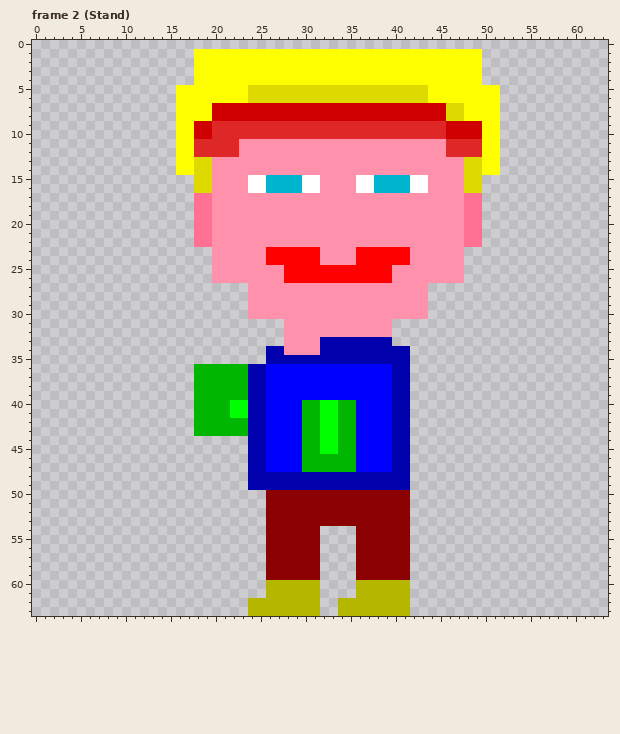
A pixel-art file gets an edit: resources/textures/man/man.ase. The first picture shows the starting point.
64x64 pixels, 36 frames. Shown: frame 2 (Stand). The commit also changed other frames, which this record leaves out.
Now the later version:
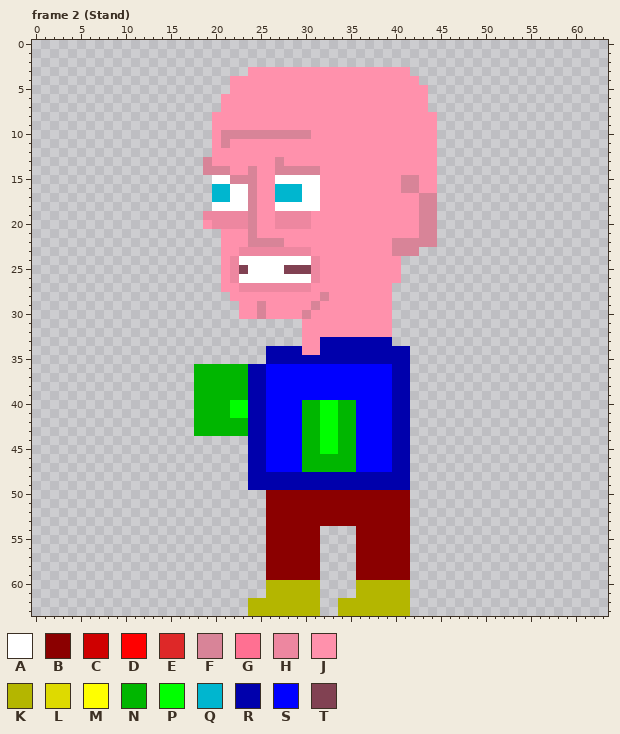
Palette (. is transparent): A #ffffff  B #8b0000  C #cf0000  D #ff0000  E #de2828  F #d88498  G #ff7092  H #ed87a0  J #ff91ac  K #b4b600  L #deda00  M #ffff00  N #00b600  P #00ff00  Q #00b6cf  R #0000ac  S #0000ff  T #814152
The exact change:
layer "Head" now hidden
layer "Head Copy" added
layer "FaceFeatures" opacity 48% added
layer "FaceFeatures2" opacity 24% added
layer "Grp_Hair/Hair" now hidden
layer "Headband" now hidden
--- frame 2 (Stand)
@@ x 14..53 @@
  0 ........................................
- 1 ....MMMMMMMMMMMMMMMMMMMMMMMMMMMMMMMM....
- 2 ....MMMMMMMMMMMMMMMMMMMMMMMMMMMMMMMM....
- 3 ....MMMMMMMMMMMMMMMMMMMMMMMMMMMMMMMM....
- 4 ....MMMMMMMMMMMMMMMMMMMMMMMMMMMMMMMM....
- 5 ..MMMMMMMMLLLLLLLLLLLLLLLLLLLLMMMMMMMM..
- 6 ..MMMMMMMMLLLLLLLLLLLLLLLLLLLLMMMMMMMM..
- 7 ..MMMMCCCCCCCCCCCCCCCCCCCCCCCCCCLLMMMM..
- 8 ..MMMMCCCCCCCCCCCCCCCCCCCCCCCCCCLLMMMM..
- 9 ..MMCCEEEEEEEEEEEEEEEEEEEEEEEEEECCCCMM..
-10 ..MMCCEEEEEEEEEEEEEEEEEEEEEEEEEECCCCMM..
-11 ..MMEEEEEJJJJJJJJJJJJJJJJJJJJJJJEEEEMM..
-12 ..MMEEEEEJJJJJJJJJJJJJJJJJJJJJJJEEEEMM..
-13 ..MMLLJJJJJJJJJJJJJJJJJJJJJJJJJJJJLLMM..
-14 ..MMLLJJJJJJJJJJJJJJJJJJJJJJJJJJJJLLMM..
-15 ....LLJJJJAAQQQQAAJJJJAAQQQQAAJJJJLL....
-16 ....LLJJJJAAQQQQAAJJJJAAQQQQAAJJJJLL....
-17 ....GGJJJJJJJJJJJJJJJJJJJJJJJJJJJJGG....
-18 ....GGJJJJJJJJJJJJJJJJJJJJJJJJJJJJGG....
-19 ....GGJJJJJJJJJJJJJJJJJJJJJJJJJJJJGG....
-20 ....GGJJJJJJJJJJJJJJJJJJJJJJJJJJJJGG....
-21 ....GGJJJJJJJJJJJJJJJJJJJJJJJJJJJJGG....
-22 ....GGJJJJJJJJJJJJJJJJJJJJJJJJJJJJGG....
-23 ......JJJJJJDDDDDDJJJJDDDDDDJJJJJJ......
-24 ......JJJJJJDDDDDDJJJJDDDDDDJJJJJJ......
-25 ......JJJJJJJJDDDDDDDDDDDDJJJJJJJJ......
-26 ......JJJJJJJJDDDDDDDDDDDDJJJJJJJJ......
-27 ..........JJJJJJJJJJJJJJJJJJJJ..........
-28 ..........JJJJJJJJJJJJJJJJJJJJ..........
-29 ..........JJJJJJJJJJJJJJJJJJJJ..........
-30 ..........JJJJJJJJJJJJJJJJJJJJ..........
-31 ..............JJJJJJJJJJJJ..............
-32 ..............JJJJJJJJJJJJ..............
-33 ..............JJJJRRRRRRRR..............
-34 ............RRJJJJRRRRRRRRRR............
+ 1 ........................................
+ 2 ........................................
+ 3 ..........JJJJJJJJJJJJJJJJJJ............
+ 4 ........JJJJJJJJJJJJJJJJJJJJJ...........
+ 5 ........JJJJJJJJJJJJJJJJJJJJJJ..........
+ 6 .......JJJJJJJJJJJJJJJJJJJJJJJ..........
+ 7 .......JJJJJJJJJJJJJJJJJJJJJJJ..........
+ 8 ......JJJJJJJJJJJJJJJJJJJJJJJJJ.........
+ 9 ......JJJJJJJJJJJJJJJJJJJJJJJJJ.........
+10 ......JFFFFFFFFFFJJJJJJJJJJJJJJ.........
+11 ......JFJJJJJJJJJJJJJJJJJJJJJJJ.........
+12 ......JJJJJJJJJJJJJJJJJJJJJJJJJ.........
+13 .....FJJJJJJJFJJJJJJJJJJJJJJJJJ.........
+14 .....FFFJJFJJFFFFFJJJJJJJJJJJJJ.........
+15 ......AAFFFJJAAAAAJJJJJJJJJFFJJ.........
+16 ......QQAAFJJQQQAAJJJJJJJJJFFJJ.........
+17 ......QQAAFJJQQQAAJJJJJJJJJJJFF.........
+18 ......AAAAFJJAAAAAJJJJJJJJJJJFF.........
+19 .....HHHHHFJJHHHHJJJJJJJJJJJJFF.........
+20 .....JHHHHFJJHHHHJJJJJJJJJJJJFF.........
+21 .......JJJFJJJJJJJJJJJJJJJJJJFF.........
+22 .......JJJFFFFJJJJJJJJJJJJFFFFF.........
+23 .......JJHHHHHHHHJJJJJJJJJFFF...........
+24 .......JHAAAAAAAAHJJJJJJJJJ.............
+25 .......JHTAAAATTTHJJJJJJJJJ.............
+26 .......JHAAAAAAAAHJJJJJJJJJ.............
+27 .......JJHHHHHHHHJJJJJJJJJ..............
+28 ........JJJJJJJJJJFJJJJJJJ..............
+29 .........JJFJJJJJFJJJJJJJJ..............
+30 .........JJFJJJJFJJJJJJJJJ..............
+31 ................JJJJJJJJJJ..............
+32 ................JJJJJJJJJJ..............
+33 ................JJRRRRRRRR..............
+34 ............RRRRJJRRRRRRRRRR............
 35 ............RRRRRRRRRRRRRRRR............
Pixel boxes of the changes (left, top, right, bottom) in both pictures:
changed: (176, 49, 500, 355)
